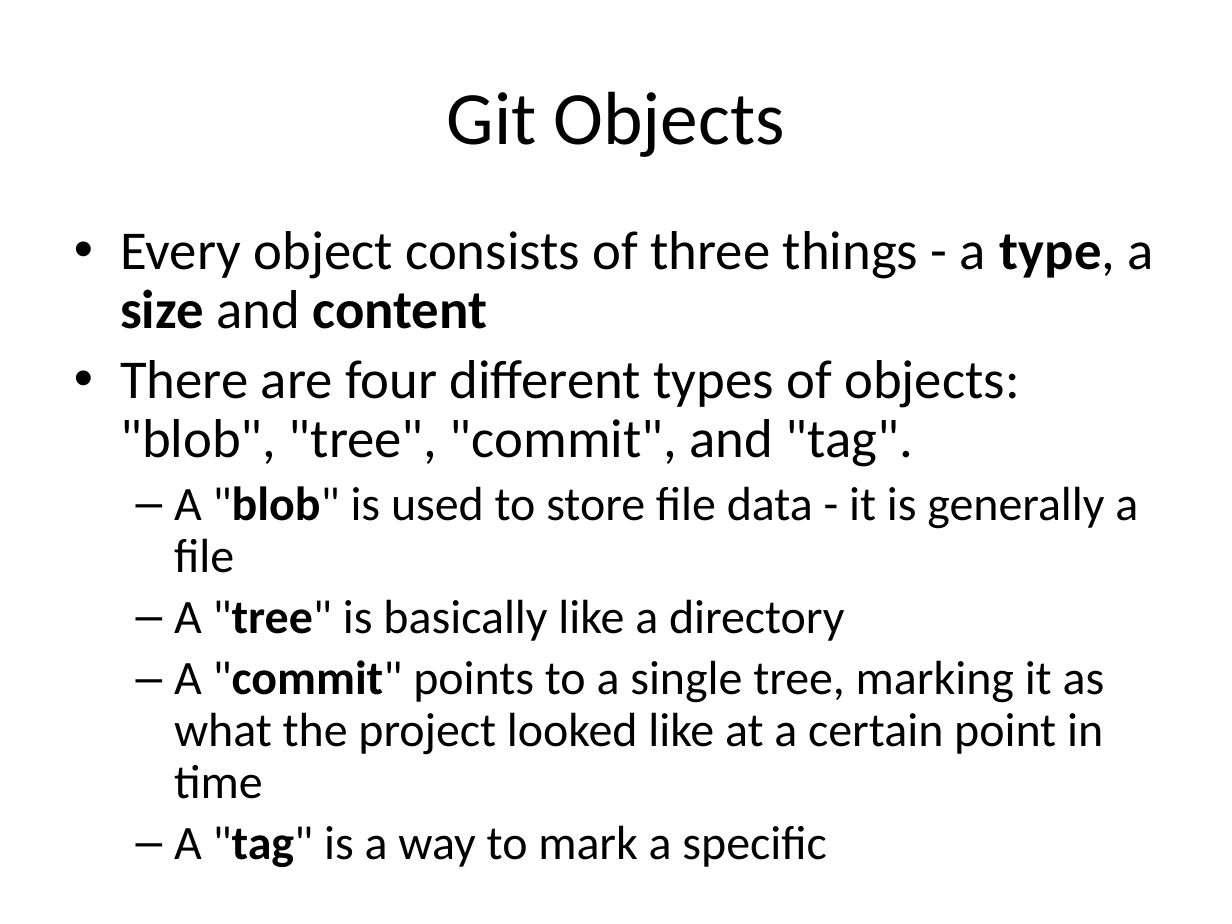
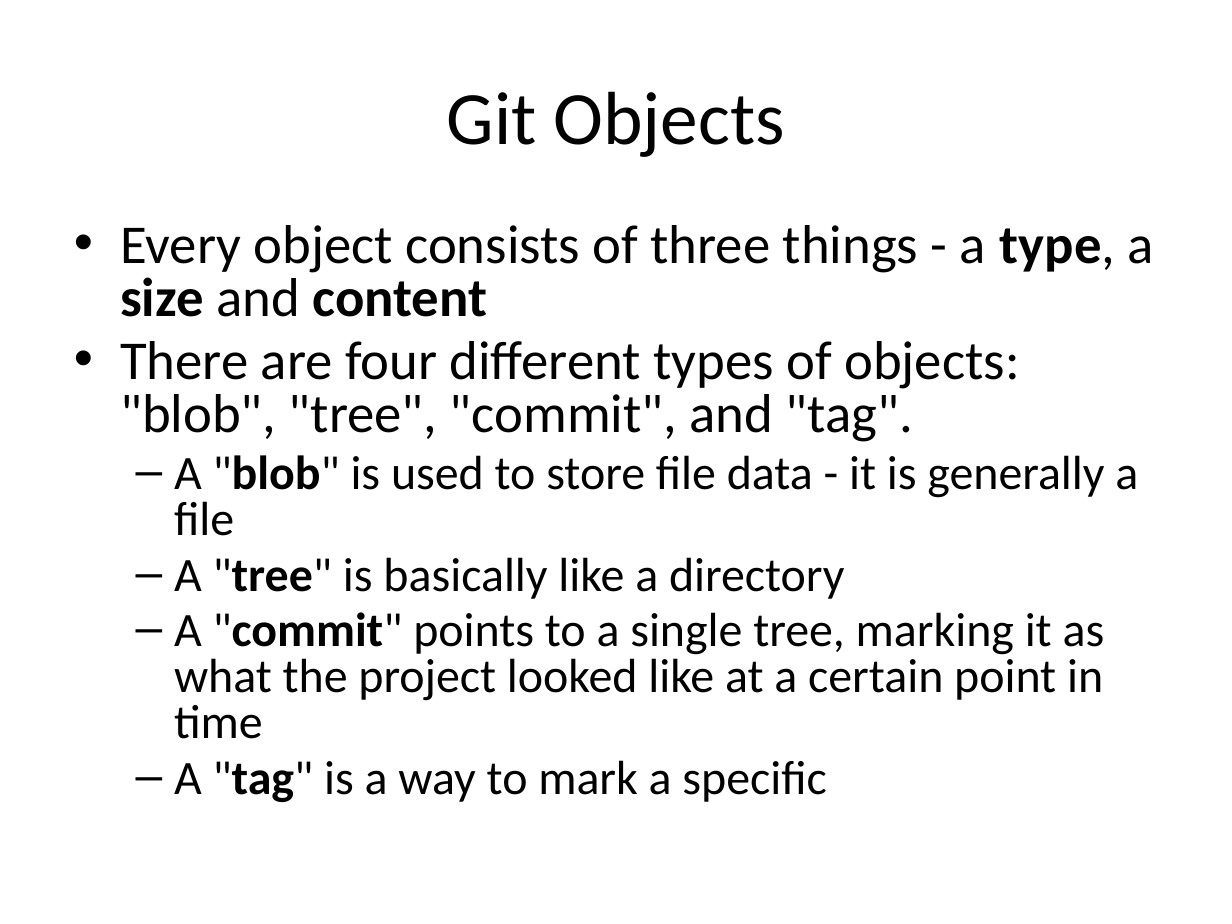
Before and after one commit to hunganhu/slide, a slide deck: slide 10 of gitBasic.pptx. Drawn at 1232x924 pixels with LibreOffice and Linux fonts; fonts in the diff are those of the drawing. Boxes give left, top, right and bottom in pixels: in the first picture for what was removed or moved away, otherwise in the second. Text is boxed around its words. In the diff, an @@ line names an element or a change of style, - is before the commit and + after.

Commit message:
commit git basic study guide

```diff
--- a/gitBasic.pptx
+++ b/gitBasic.pptx
@@ text "Every object consists of three ..." at box(120, 225, 1154, 802): line spacing 0.9 to 0.8 @@
```
Also in this commit, not shown: 14 other slides changed.
